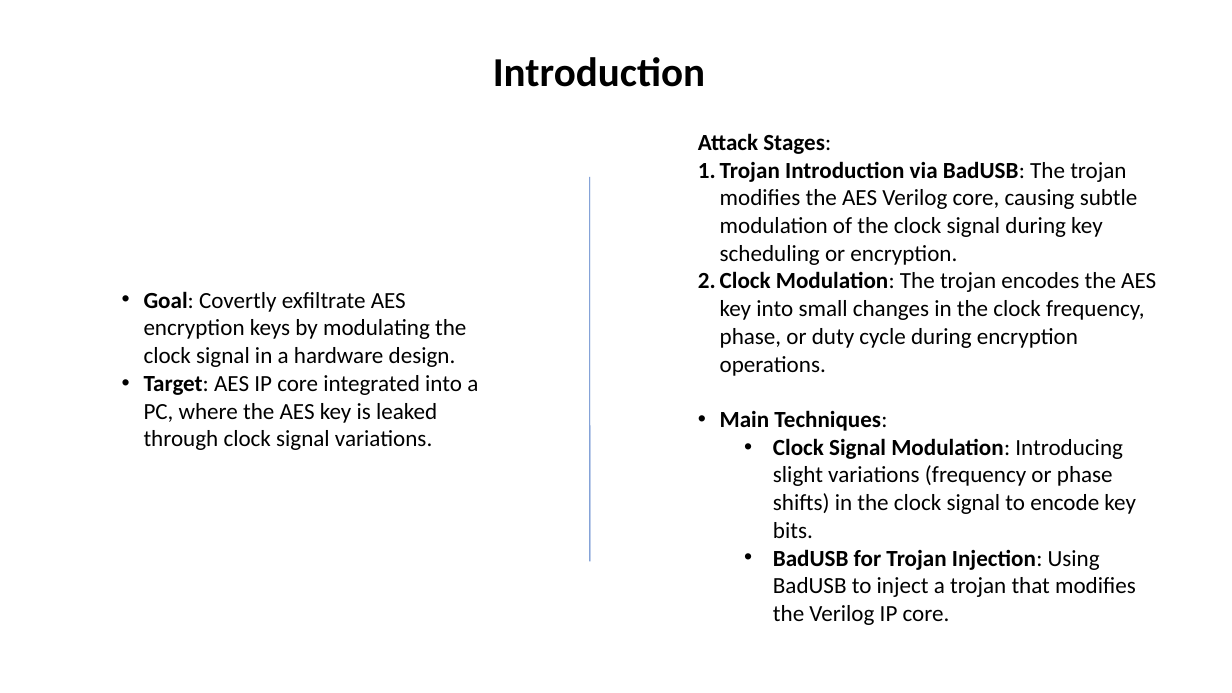
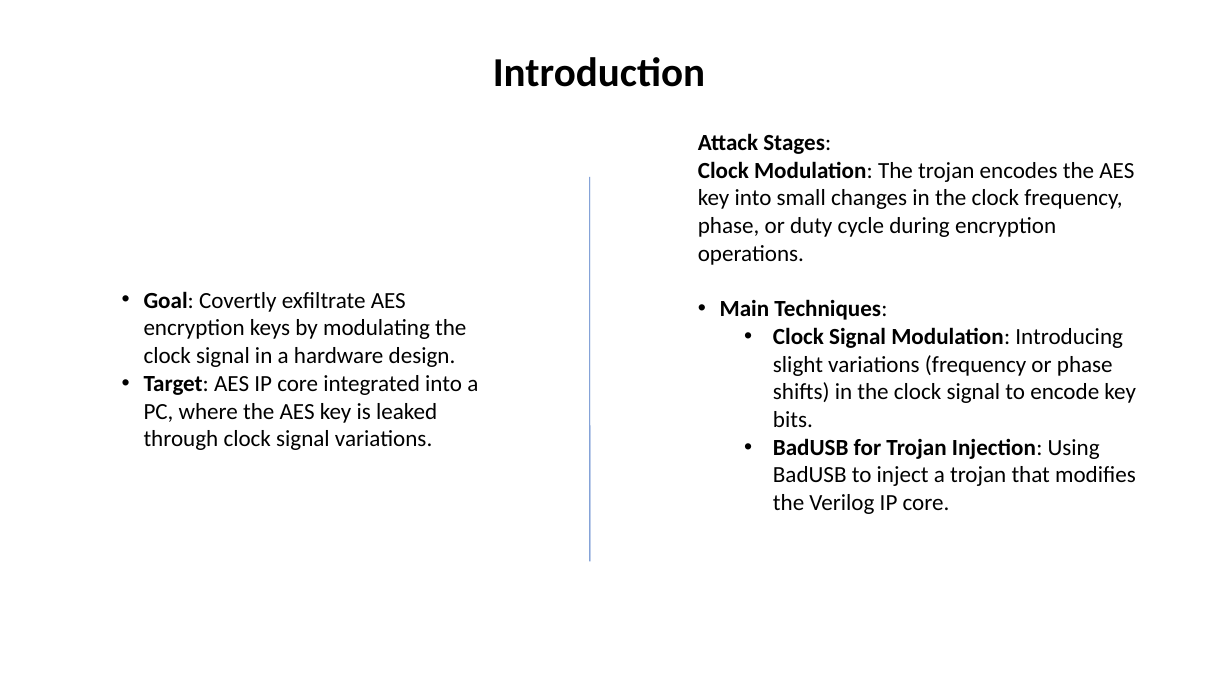
Before and after one commit to Lefteris-B/2024-CSAW, a slide deck: slide 21 of presentations/CSAW_2024_second_stage.pptx. Drawn at 1232x693 pixels with LibreOffice and Linux fonts; fonts in the diff are those of the drawing. Boxes give left, top, right and bottom in pixels: in the first picture for what was removed or moved away, otherwise in the second. Text is boxed around its words. In the diff, an @@ line names an element or a change of style, - is before the commit and + after.

```diff
--- a/presentations/CSAW_2024_second_stage.pptx
+++ b/presentations/CSAW_2024_second_stage.pptx
@@ text at bbox=[698, 161, 1134, 265]: bullet 1. to none @@
@@ text at bbox=[720, 161, 1138, 265]: paragraph removed @@
-1. Trojan Introduction via BadUSB: The trojan modifies the AES Verilog core, causing subtle modulation of the clock signal during key scheduling or encryption.
```
Also in this commit, not shown: 2 other slides changed, 2 other files.
